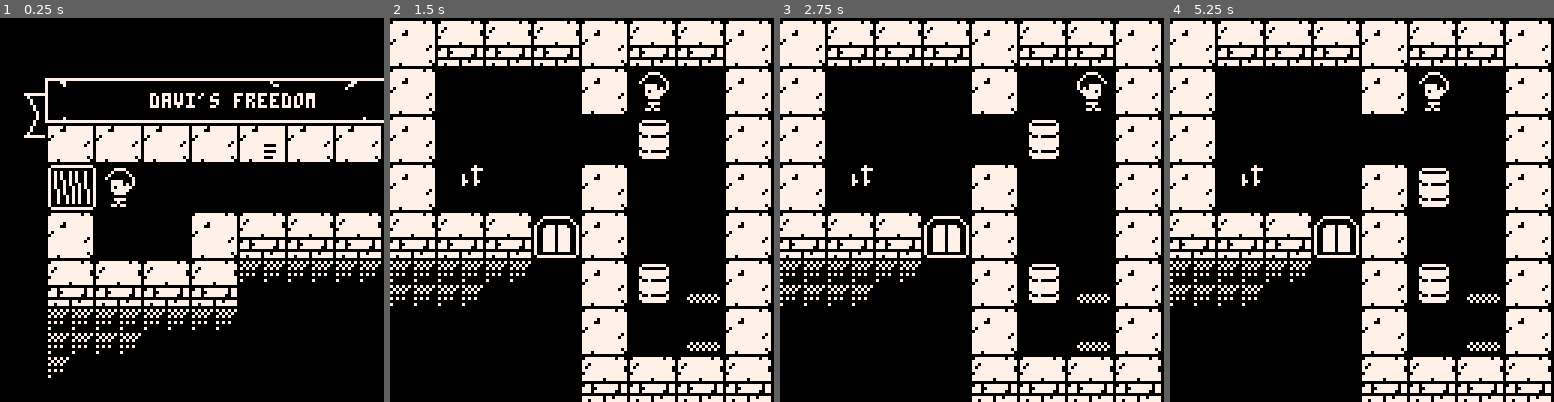
Above: before the commit, frames 1-4 (left to right).
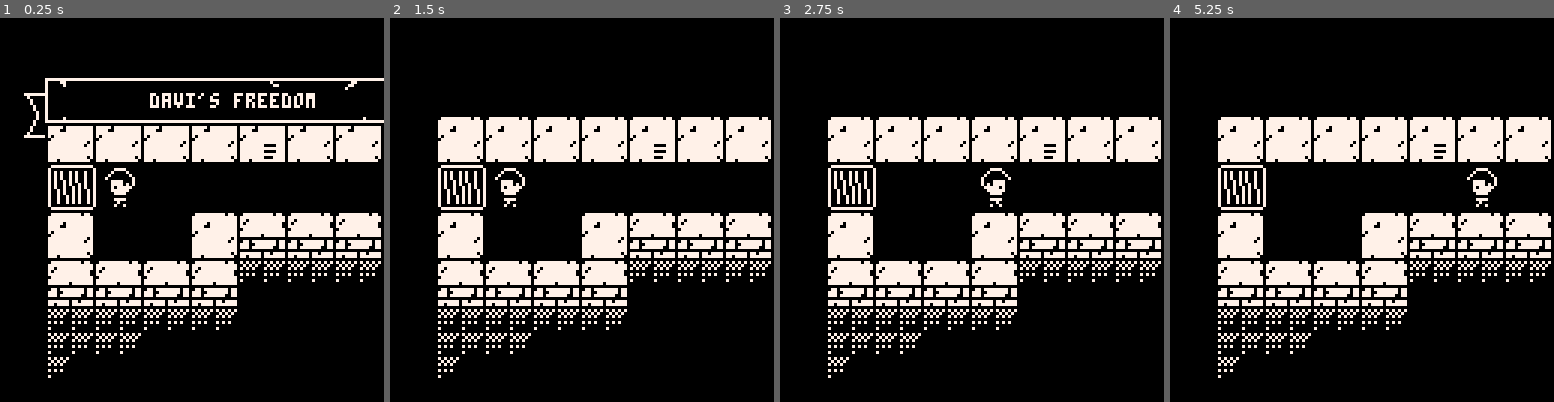
Above: after the commit, the same moments.

Repository: lucasmncastro/davis-puzzle
Game: PICO-8 cartridge davi.p8
The game is run twice, just before and just after one commit, with the same random seed, the same clock (stepped at 60 frames per second) and the same inputs.
Inputs:
- Up to frame 1 (0.25 s): no input
- Up to frame 2 (1.5 s): tap X (X key) at 0.33, 1.07 s; tap O (Z key) at 0.7 s
- Up to frame 3 (2.75 s): hold Right 1.6-2.1 s; tap O (Z key) at 1.7, 2.1, 2.5 s; tap X (X key) at 1.85 s; hold Up 2.15-2.42 s; hold Right from 2.47 s (still down)
- Up to frame 4 (5.25 s): tap O (Z key) every 0.4 s from 2.9 to 4.9 s; tap X (X key) at 2.97, 4.08, 5.2 s; release Right at 3.03 s; hold Left 3.08-3.58 s; hold Down 3.63-3.97 s; hold Right 4.02-4.68 s; hold Up 4.73-5.03 s; hold Left from 5.08 s (still down)

The runs differ from the first frame. In frame 1, less than 0.1% of the frame differs, in the area x 28-33%, y 48-50%; in frame 2, 46%; in frame 3, 45%; in frame 4, 47%, in the area x 0-100%, y 0-100%.

Commit message:
All the levels are done!

Diff:
--- a/davi.p8
+++ b/davi.p8
@@ -50,54 +50,61 @@
   	from={x=32,y=0},
   	to={x=46,y=14},
  	 goals={},
- 	 tip="two\nextremes."
+ 	 tip="two\nextremes.\n\nhold ❎\nto restart."
  	},
  	{
   	from={x=48,y=0},
   	to={x=62,y=14},
- 	 goals={}
+ 	 goals={},
+ 	 tip="secret is\nrevealed,\non your right\nfoot,\non the other."
  	},
 
  	-- medium
  	{
   	from={x=64,y=0},
   	to={x=80,y=15},
- 	 goals={}
+ 	 tip="sun shines\nthe windows.\ntake to\ntheir shadows."
  	},
  	{
   	from={x=78,y=0},
   	to={x=92,y=15},
- 	 goals={}
+ 	 goals={},
+ 	 tip="surrender\nto\ngod\nand\nto\nthe\norigins."
  	},
  	{
   	from={x=96,y=0},
   	to={x=109,y=15},
- 	 goals={}
+ 	 goals={},
+ 	 tip="follow your\nintuition."
  	},
  	{
   	from={x=112,y=0},
   	to={x=124,y=13},
- 	 goals={}
+ 	 goals={},
+ 	 tip="above reason."
  	},
 
  	-- hard
  	{
   	from={x=4,y=18},
   	to={x=18,y=31},
- 	 goals={}
+ 	 goals={},
+ 	 tip="the flowers\nfell around\nthe vase."
  	},
  	{
-  	from={x=48,y=16},
-  	to={x=62,y=28},
- 	 goals={}
+  	from={x=16,y=16},
+  	to={x=31,y=29},
+ 	 goals={},
+ 	 tip="please\ncomment\nif you\nare here."
  	},
  	{
-  	from={x=65,y=18},
-  	to={x=82,y=34},
- 	 goals={}
+  	from={x=32,y=16},
+  	to={x=43,y=30},
+ 	 goals={},
+ 	 tip="the last one\nis commented."
  	},
  }
- level=3 --#levels
+ level=1 --#levels
  tlevel=0
  init_boxes()
 
@@ -289,7 +296,8 @@
   level+=1
   cur_level=levels[level]
  end
- if twin==140 then
+
+ if twin==140 and level!=11 then
   p.x=cur_level.start.x
   p.y=cur_level.start.y
   state=1
@@ -305,6 +313,7 @@
 
  tlevel+=1
 
+ if (state==3) return
  if btn(❎) and tlevel>30 then
   tcancel+=1
   if tcancel>50 then
@@ -363,9 +372,9 @@
  end
  if flag==16 then
   -- todo: transicao
+  twin=0
   state=3
-  twin=0
-  --sfx(0)
+
   return
  end
  if flag==1 and
@@ -532,12 +541,18 @@
 		 rectfill(x0,y0+55-twin^1.5-10,x0+128,y0+70+twin^1.5+10,0)
 		 fillp()
 		 rectfill(x0,y0+55-twin^1.5,x0+128,y0+70+twin^1.5,0)
-  end
-  if twin>60 and twin<128 then
-   print("level "..level,x0+50, y0+60,7)
-  end
-  if twin>=128 then
+  elseif level==11 then
 		 rectfill(x0,y0,x0+128,y0+128,0)
+  end
+  if level!= 11 then
+	  if twin>60 and twin<128 then
+	   print("level "..level,x0+50, y0+60,7)
+	  end
+	  if twin>=128 then
+			 rectfill(x0,y0,x0+128,y0+128,0)
+		 end
+	 else
+	   print("congrats!",x0+50, y0+60,7)
 	 end
  end
 
@@ -846,40 +861,40 @@
 
 
 __gff__
-0001010101040408081111101000000001010101010404080811111010000000000101000001010004040000000000000001010020010100040400000000000002020202020202020202000000000000020202020202020202020000000000000000000002020202020202020000000000000000020202020202020200000000
+0001010101040408081111101008080001010101010404080811111010080800000101000001010004040404000000000001010020010100040404040000000002020202020202020202000000000000020202020202020202020000000000000000000002020202020202020000000000000000020202020202020200000000
 0000000000000000000000000000000000000000000000000000000000000000000000000000000000000000000000000000000000000000000000000000000000000000000000000000000000000000000000000000000000000000000000000000000000000000000000000000000000000000000000000000000000000000
 __map__
 00000000000000000000000000000000000001020102010201020102090a0102010203040304010201020102030401020102030403040304010203040304010200000000000001020102010201020000000001020102010201020000000000000000000000000000000000000000000000000102010201020102010200000000
-00000000000000000000000000000000000011121112111211121112191a1112111213141314111211341314131411121112131413141314111213141314111200000000000011121112111211120000000011121112111211120000000000000000000000000000000000000000000000001112111211121112111200000000
-00000000000000000000000000000000000001020000000000000000000001020304000000000000000000230000010201020000000000000102404100000102010201020102010200000000090a0000000001020506050601020102010200000102010201020102010201020102000000000102000000000000010201020000
-00000000000000000000000000000000000011120000000000230000000011121112000000000000000000000000111211120000000000001112505100001112111211121112111200000000191a0000000011121516151611121112111200001112111211121112111211121112000000001112000000000000111211120000
-0000010201020102010201020102010201020102000000000000070807080102010200000000000007080708000001020102000000000000000007080000010201020000000005060708000001020000010201024041070800000000010200000102000005064041050605060102000001020102070807084041050601020000
-0000111211121112111211341112111211121112000000000000171817181112111200000000000017181718000011121112000000000000000017180000111211120000000015161718000011120000111211125051171800000000111200001112000015165051151615161112000011121112171817185051151611120000
-0000212240410000000000000000000000000000000000000000050605060102030405062829050601020000000001020102002300000000010200000000010201020000000005060708000001020000010205060000000007080000090a00000102000007080708050601020102000001020102000007080000000001020000
-0000313250510000000000000000000000000000230000000000151615161112111215163839151611120000000011121112000000000000111200000000111211120000000015161718000011120000111215160000000017180000191a00001112000017181718151611121112000011121112000017180000000011120000
-000001020000000001020304030403040304010200000000000000000000010201020000000000000304070800000102030403040304090a0102000000000102010240410304000000000000010200000102010201020000070801020102000001020000070800000000010201020000090a0000070805060000050601020000
-000011120000000011121314131413141314111200000000000000000033111211120000000000001314171800001112131413141314191a1112000000001112111250511314000000000000111200001112111211120000171811121112000011120000171800000000111211120000191a0000171815160000151611120000
-00000304030403040304242424242424242401020000000001020304030403040102000000002300000000000000010224242424242400000102070805060102010205060506070807080000010200000000000001020000000001020000000001020102000007080000090a0000000001020000000000000000050601020000
-00001314131413141314000000000000000011120000000011121314131413141112000000000000000000000000111224242424000000001112171815161112111215161516171817180000111200000000000011120000000011120000000011121112000017180000191a0000000011120000000000000000151611120000
-0000242424242424242400000000000000000304030403040304242424242400010200000000000000004041000001020000000000000000010200000506010201020000000000000000000001020000000000000102010201020102000000000000010201020000000001020000000001020102010201020102010201020000
-0000242424240000000000000000000000001314131413141314000000000000111200000000000000005051000011120000000000000000111200001516111211120000002300000000000011120000000000001112111211121112000000000000111211120000000011120000000011121112111211121112111211120000
-000024000000000000000000000000000000242424242424242400000000000003040304090a030403040304030403040000000000000000030403040304030401022300000001020102010201020000000000000000000000000000000000000000000001020102010201020000000000000000000000000000000000000000
-000000000000000000000000000000000000000000000000000000000000000013141314191a131413141314131413140000000000000000131413141314131411120000000011121112111211120000000000000000000000000000000000000000000011121112111211120000000000000000000000000000000000000000
+00000000000000000000000000000000000011121112111211121112191a1112111213141314111211341314131411121112131413141314111213141314111200000000000011121112111211120000000011121112111211120000000000000000000000000000000000000000000000001314113413141314131400000000
+00000000000000000000000000000000000001020000000000000000000001020304000000000000000000230000010201020000000000000102404100000102010201020102010200000000090a0000000001022829282901020102010200000102010201020102010201020102000000001314000000000000131401020000
+00000000000000000000000000000000000011120000000000230000000011121112000000000000000000000000111211120000200000001134505100001112111211121112111200000000191a0000000011123839383911121134111200001314113413141314131413141314000000001314000000000000131413140000
+00000102010201020102010201020102010201020000000000000708070801020102000000000000070807080000010201020000000000000000070800000102010200000000282907080000252600000102010240410708000000000102000013140000050640410506050613140000010213140d0e0d0e40412a2b13140000
+00001112111211121112113411121112111211120000000000001718171811121112000000000000171817180000111211120000000000000000171800001112111200000000383917180000353600001112111250511718000000001112000013140000151650511516151613140000131413141d1e1d1e5051383913140000
+0000212240410000000000000000000000000000000000000000050605060102030405062829050601020000000001020102002300000000010200000000010201020000000028290708000021220000010228290000000007080000090a0000131400000708070805060102131400001314131400000d0e0000003013140000
+0000313250510000000000000000000000000000230000000000151615161112111215163839151611120000000011121112000000000000111200000000111211120000000038391718000031320000111238390020000017180000191a0000131400001718171815161314131400001314131400001d1e0000000013140000
+000001020000000001020304030403040304010200000000000000000000010201020000000000000304070800000102030403040304090a0102000000000102010240410102000000000000252600000102010201020000070801020102000013140000070800000000131413140000090a00000d0e2a2b00002a2b13140000
+000011120000000011121314131413141314111200000000000000000033111211120000000000001314171800001112131413141314191a1112000000001112111250511134000000000000353600001112111211120000171811121112000013140000171800000000131413140000191a00001d1e383900003a3b13140000
+00000304030403040304242424242424242401020000000001020304030403040102000000002300000000000000010224242424242400000102070828290102010228292829070807080000212200002424242401020000000001022424000013140102000007080000090a00000000010200000000300000002a2b13140000
+00001314131413141314000000000000000011120000000011121314131413141112000000000000000000000000111224242424000000001112171838391112111238393839171817180000313200002424240011120000300011122400000013141314000017180000191a00000000131400000000000000003a3b13140000
+0000242424242424242400000000000000000304030403040304242424242400010200000000000000004041000001020000000000000000010200002829010201020000000000000000000025260000242400000102010201020102000000000000131401020000000001020000000013140102010201020102010213140000
+0000242424240000000000000000000000001314131413141314000000000000111200000000000000005051000011120000000000000000111200003839111211120000003000000000000035360000240000001112111211121112000000000000131413140000000013140000000013141314131413141314131413140000
+000024000000000000000000000000000000242424242424242400000000000003040304090a030403040304030403040000000000000000030403040304030401022300000001020102010201020000000000002424242424242424000000000000000013140102010213140000000000000000000000000000000000000000
+000000000000000000000000000000000000000000000000000000000000000013141314191a131413141314131413140000000000000000131413141314131411120000000011121112111211120000000000002424242424242400000000000000000013141314131413140000000000000000000000000000000000000000
 0000000000000000010201020102010200000102010201020102010201020102000001020102010201020102010200000102010201020102010201020102010200000102010200000000000000000000000000000000000000000000000000000000000000000000000000000000000000000000000000000000000000000000
-0000000000000000111211121112111200001112111211121112111211121112000011121112111211121112111200001112111211121112111211121112111200001112111200000000000000000000000000000000000000000000000000000000000000000000000000000000000000000000000000000000000000000000
-0102010201020102010200000000010200000102000000000000000000000102010201020000000000000000010201020102010200000000000000000000090a00000102010201020102010201020102000000000000000000000000000000000000000000000000000000000000000000010201020102010200000000000000
-1112111211121112111200000000111200001112000000000000000000001112111211120000000000000000111211121112111200000000000000000000191a00001112111211121112111211121112000000000000000000000000000000000000000000000000000000000000000000111211121112111200000000000000
-0102000000000000050607080000010200000102000007080506000005060102010201020506404105060708000001020102000000000506070800000506010201020102000000000102000000000102000000000000000000000000000000000000000000000001020102010201020102010200000000010200000000000000
-1112000000000000151617180000111200001112000017181516000015161112111211121516505115161718000011121112000000001516171800001516111211121112000000001112000000001112000000000000000000000000000000000000000000000011121112111211121112111200000000111200000000000000
-010200000708050640410708000001020000010200000000070800000000090a0102000000000506070805060000090a0102000000000708000007080506010201020102000007080708050600000102000000000000000000000000000000000000000000000001020000000007080000000007080000010201020000000000
-111200001718151650511718000011120000111200000000171800000000191a1112000000001516171815160000191a1112000000001718000017181516111211121112000017181718151600001112000000000000000000000000000000000000000000000011120000000017180000000017180000111211120000000000
-0102010205060708050600000000090a0000010201020708000005064041010201020000070805060708070800000102010200000000070807080000404101020102000000000506050607080000090a000000000000000000000000000000000000000000000001020000000000000000070800000000050601020000000000
-1112111215161718151600000000191a0000111211121718000015165051111211120000171815161718171800001112111200000000171817180000505111121112000000001516151617180000191a000000000000000000000000000000000000000000000011120000000000000000171800000000151611120000000000
-0000010201020506070800000102010200000000010207080708050605060102010200000708000005060102010201020102010200000506070805060506010201020000070840410000070800000102000000000000000000000000000000000000000000000001020102070801020102010200000000010201020102010200
-0000111211121516171800001112111200000000111217181718151615161112111200001718000015161112111211121112111200001516171815161516111211120000171850510000171800001112000000000000000000000000000000000000000000000011121112171811121112111200000000111211121112111200
-0000000001020102000000000102000000000000010200000000000000000102010200000000010201020102000000000102010201020102010201020102010201020102010200000506050600000000010200000000000000000000000000000000000000000000000102000001020506010207080000010200000000010200
-0000000011121112000000001112000000000000111200000000000000001112111200000000111211121112000000001112111211121112111211121112111211121112111200001516151600000000111200000000000000000000000000000000000000000000001112000011121516111217180000111200000000111200
-0000000000000102010201020102000000000000010201020102010201020102010201020102010200000000000000000000000000000000000000000000000000000000010201020000000001020102010200000000000000000000000000000000000000000000000102000000000000000000000000000000000000010200
-0000000000001112111211121112000000000000111211121112111211121112111211121112111200000000000000000000000000000000000000000000000000000000111211120000000011121112111200000000000000000000000000000000000000000000001112000000000000000000000000000000000000111200
-
-
+0000000000000000131413141134131400001314131413141314131411341314000013141314131413141134131400001112111211121112111211121112111200001112111200000000000000000000000000000000000000000000000000000000000000000000000000000000000000000000000000000000000000000000
+0102010201020102131400000000131400001314000000000000000000001314010213140000000000000000000001020102010200000000000000000000090a00000102010201020102010201020102000000000000000000000000000000000000000000000000000000000000000000010201020102010200000000000000
+1314131413141314131400000000131400001314000000000000000000001314131413140020000000000000000013141112111200000000000000000000191a00001112111211121112111211121112000000000000000000000000000000000000000000000000000000000000000000111211121112111200000000000000
+1314000000000000050607080000131400001314000007080506000005061314131413142829404128290708000013140102000000000506070800000506010201020102000000000102000000000102000000000000000000000000000000000000000000000001020102010201020102010200000000010200000000000000
+1314000000000000151617180000131400001314000017181516000015161314131413143839505138391718000013141112000000001516171800001516111211121112000000001112000000001112000000000000000000000000000000000000000000000011121112111211121112111200000000111200000000000000
+1314000007082829404107080000131400001314000000000d0e00000000090a13140000000028290d0e0000000013140102000000000708000007080506010201020102000007080708050600000102000000000000000000000000000000000000000000000001020000000007080000000007080000010201020000000000
+1314000017183839505117180000131400001314000000001d1e00000000191a13140000000038391d1e0000200013141112000000001718000017181516111211121112000017181718151600001112000000000000000000000000000000000000000000000011120000000017180000000017180000111211120000000000
+1314010228290d0e282900000000090a00001314010207080000050640410102131400000d0e28290d0e131400301314010200000000070807080000404101020102000000000506050607080000090a000000000000000000000000000000000000000000000001020000000000000000070800000000050601020000000000
+1314131438391d1e383900000000191a00001314131417180000151650511314131400001d1e38391d1e131430331314111200000000171817180000505111121112000000001516151617180000191a000000000000000000000000000000000000000000000011120000000000000000171800000000151611120000000000
+000013140102282907080000010201020000000013140d0e0708050605061314131400000708000028291314010213140102010200000506070805060506010201020000070840410000070800000102000000000000000000000000000000000000000000000001020102070801020102010200000000010201020102010200
+000013141314383917180000131413140000000013141d1e1718151615161314131400001718000038391314131413141112111200001516171815161516111211120000171850510000171800001112000000000000000000000000000000000000000000000011121112171811121112111200000000111211121112111200
+0000000013140102000000001314000000000000131400000000000000001314131400000000010201021314242424240102010201020102010201020102010201020102010200000506050600000000010200000000000000000000000000000000000000000000000102000001020506010207080000010200000000010200
+0000000013141314000000001314000000000000131400000000000000001314131400000033131413141314240000001112111211121112111211121112111211121112111200001516151600000000111200000000000000000000000000000000000000000000001112000011121516111217180000111200000000111200
+000000000000131401020102131400000000000013140102010201020102131413141314090a131424242424000000000000000000000000000000000000000000000000010201020000000001020102010200000000000000000000000000000000000000000000000102000000000000000000000000000000000000010200
+000000000000131413141314131400000000000013141314131413141314131413141314191a131424000000000000000000000000000000000000000000000000000000111211120000000011121112111200000000000000000000000000000000000000000000001112000000000000000000000000000000000000111200
+
+
Not shown, changed: 33 lines of the sprite sheet (__gfx__) section of davi.p8
